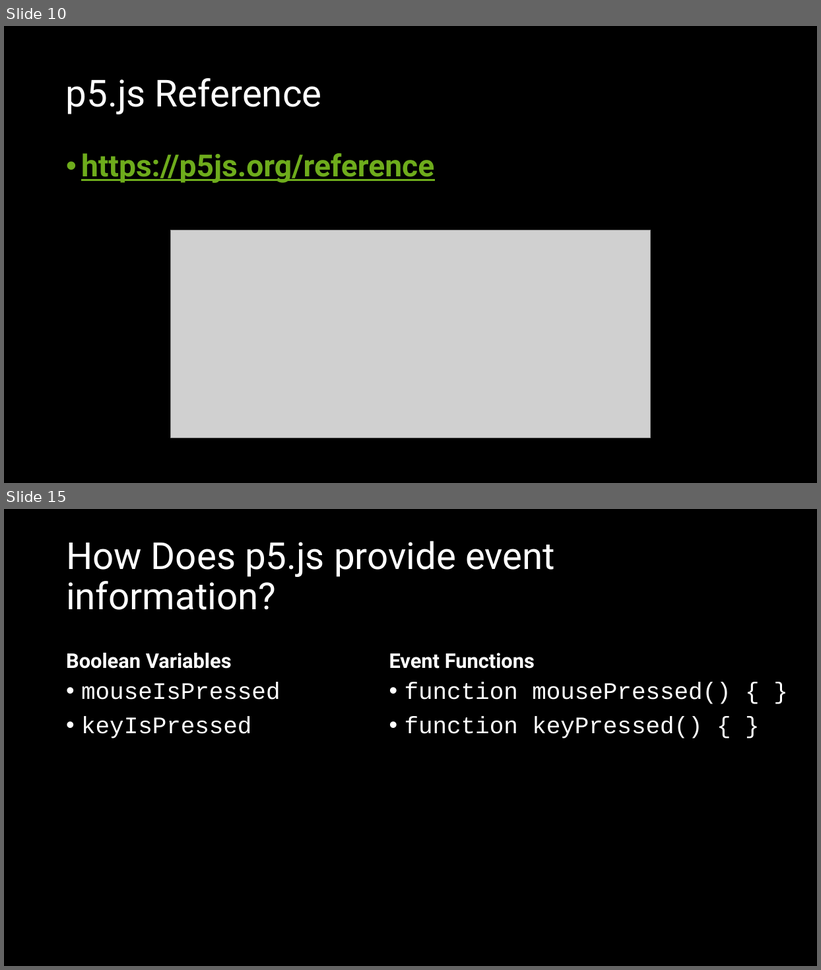
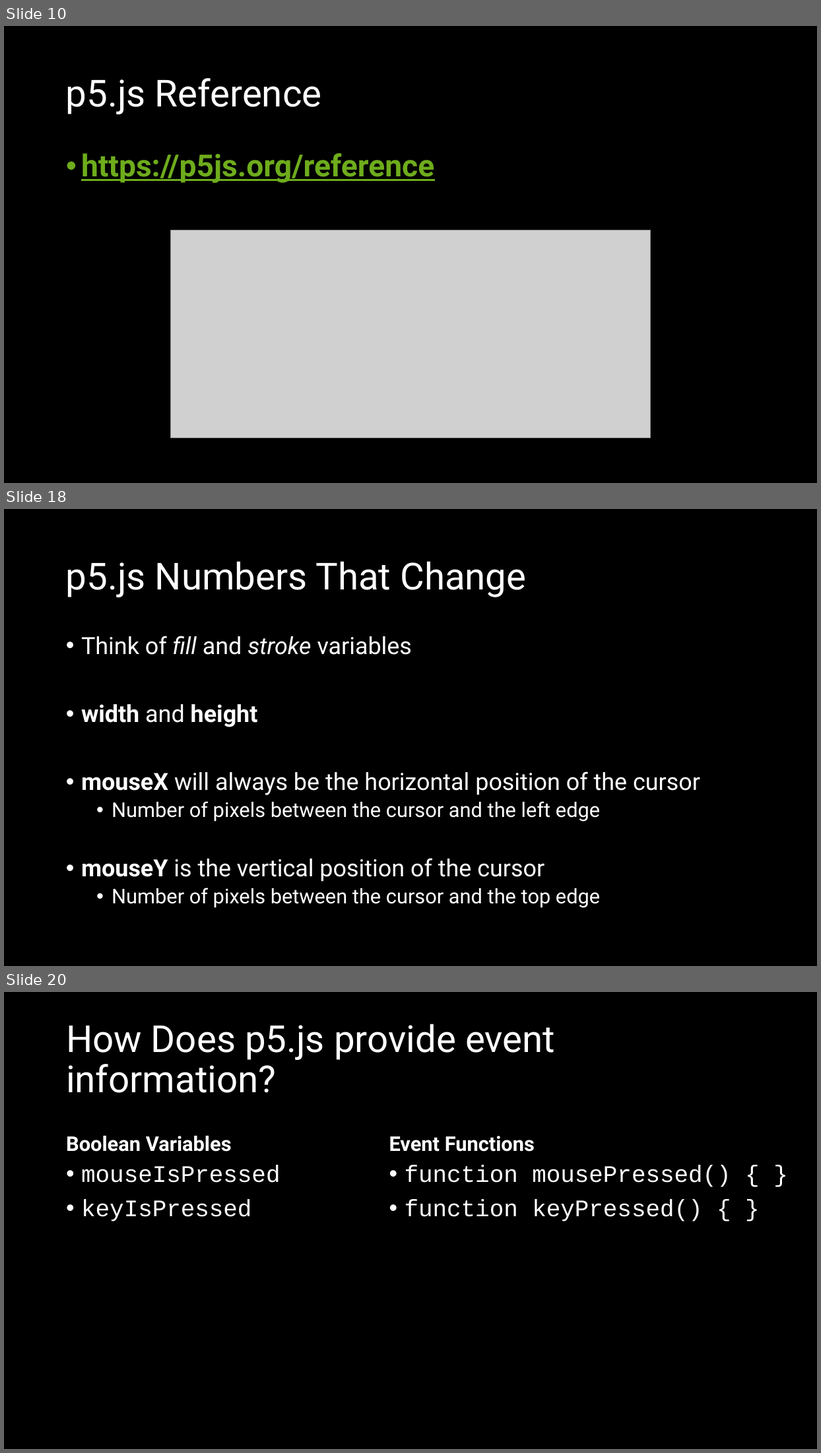
Before and after one commit to crhallberg/IMM120, a slide deck: Presentations/Sept 11 - Class 2.pptx. Shown one above the other, each under a label of ours: slides 10 and 15 before the commit, slides 10, 18 and 20 after it; the slides between them are not shown. The pictures are 821x970 and 821x1453 pixels, drawn with LibreOffice and Linux fonts; fonts in the diff are those of the drawing; grey boxes stand for pictures. Boxes give left, top, right and bottom in pixels: in the first picture for what was removed or moved away, otherwise in the second. Text is boxed around its words. In the diff, an @@ line names an element or a change of style, - is before the commit and + after.

```diff
--- a/Presentations/Sept 11 - Class 2.pptx
+++ b/Presentations/Sept 11 - Class 2.pptx
@@ slide 18 added at <box>4,509,817,966</box>, background #000000 @@
@@ title added at <box>66,561,526,597</box>, 44 pt, text #FFFFFF @@
+p5.js Numbers That Change
@@ text added at <box>81,636,700,908</box>, 28 pt, text #FFFFFF @@
+• Think of fill and stroke variables
+• width and height
+• mouseX will always be the horizontal position of the cursor
+  • Number of pixels between the cursor and the left edge
+• mouseY is the vertical position of the cursor
+  • Number of pixels between the cursor and the top edge
@@ what was slide 15 is now slide 20 @@
```
Also in this commit, not shown: 2 slides changed, 13 other slides added, 3 slides removed, 3 other files.
